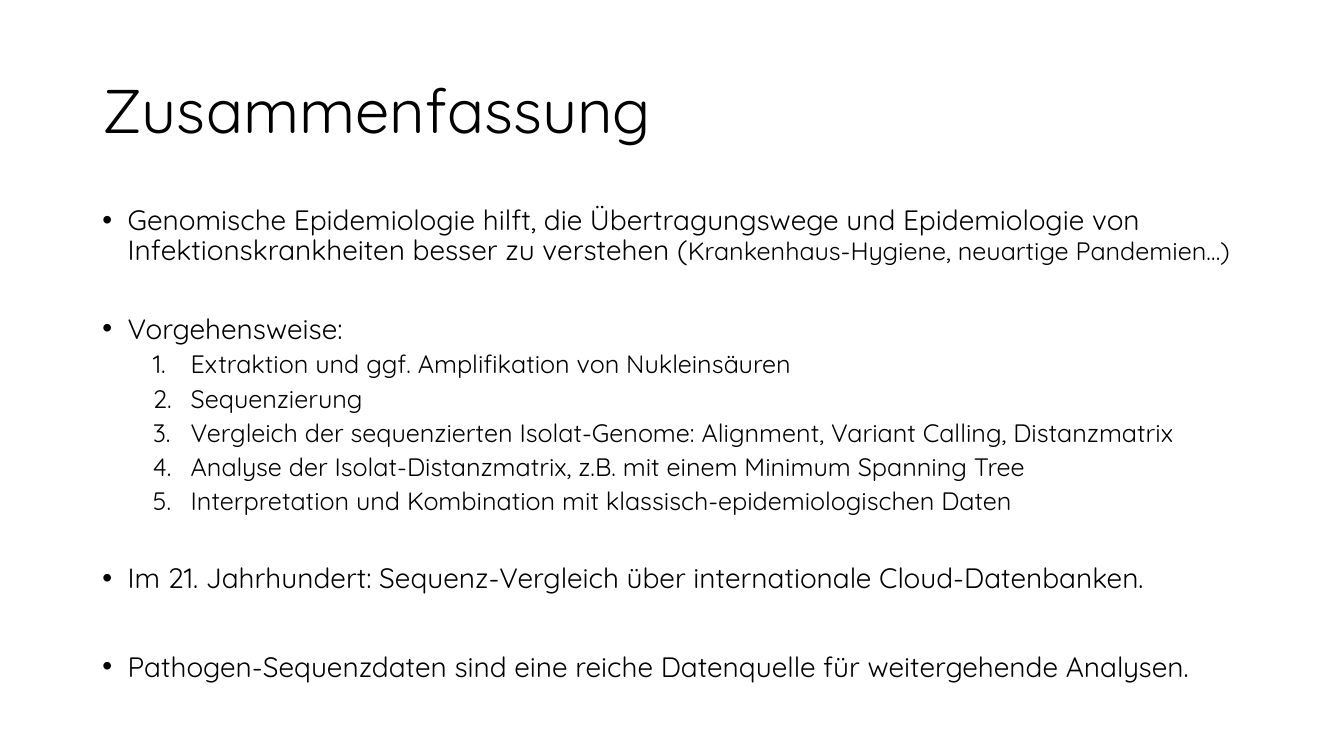
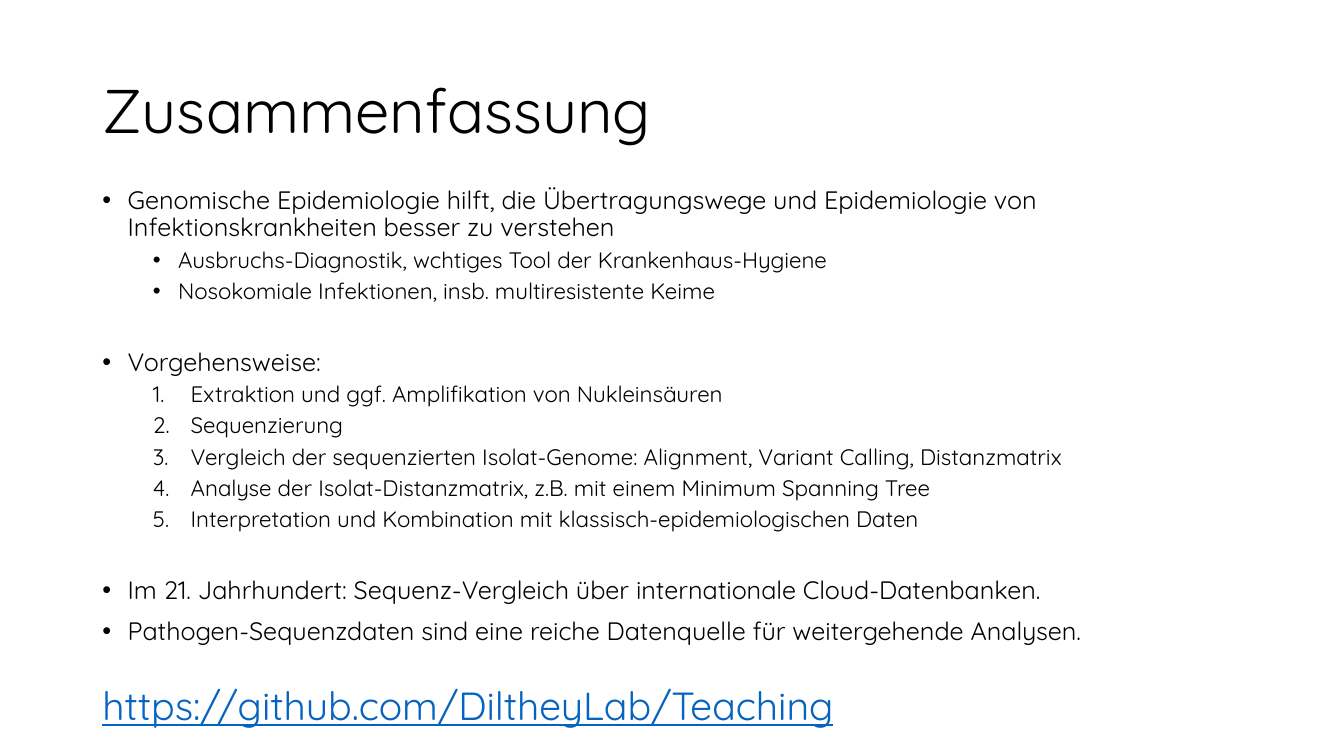
Before and after one commit to DiltheyLab/Teaching, a slide deck: slide 17 of Genomische Epidemiologie.pptx (slide 20 before the commit). Drawn at 1344x756 pixels with LibreOffice and Linux fonts; fonts in the diff are those of the drawing. Boxes give left, top, right and bottom in pixels: in the first picture for what was removed or moved away, otherwise in the second. Text is boxed around its words. In the diff, an @@ line names an element or a change of style, - is before the commit and + after.

```diff
--- a/Genomische Epidemiologie.pptx
+++ b/Genomische Epidemiologie.pptx
@@ text at box(128, 187, 1081, 645): paragraph added @@
+https://github.com/DiltheyLab/Teaching
@@ text "Genomische Epidemiologie hilft, die Übertragungswege ...": place and size @@
-text "Genomische Epidemiologie hilft, die Übertragungswege ..." at box(128, 205, 1230, 683)
+text "Genomische Epidemiologie hilft, die Übertragungswege ..." at box(128, 187, 1081, 645)
@@ text at box(128, 187, 1037, 302): text changed; size 20 to 18 pt @@
-• Genomische Epidemiologie hilft, die Übertragungswege und Epidemiologie von Infektionskrankheiten besser zu verstehen (Krankenhaus-Hygiene, neuartige Pandemien…)
+• Genomische Epidemiologie hilft, die Übertragungswege und Epidemiologie von Infektionskrankheiten besser zu verstehen
+  • Ausbruchs-Diagnostik, wchtiges Tool der Krankenhaus-Hygiene
+  • Nosokomiale Infektionen, insb. multiresistente Keime
@@ text at box(128, 352, 1081, 645): size 20 to 18 pt in "Vorgehensweise:", "Im 21. Jahrhundert: Sequenz-Vergleich über internationale Cl ...", "Pathogen-Sequenzdaten sind eine reiche Datenquelle für weite ..."; size 18 to 16 pt in "Extraktion und ggf. Amplifikation von Nukleinsäuren", "Sequenzierung", "Vergleich der sequenzierten Isolat-Genome: Alignment, Varian ...", "Analyse der Isolat-Distanzmatrix, z.B. mit einem Minimum ..." and 1 more places @@
```
Also in this commit, not shown: 9 other slides changed, 3 slides removed.
